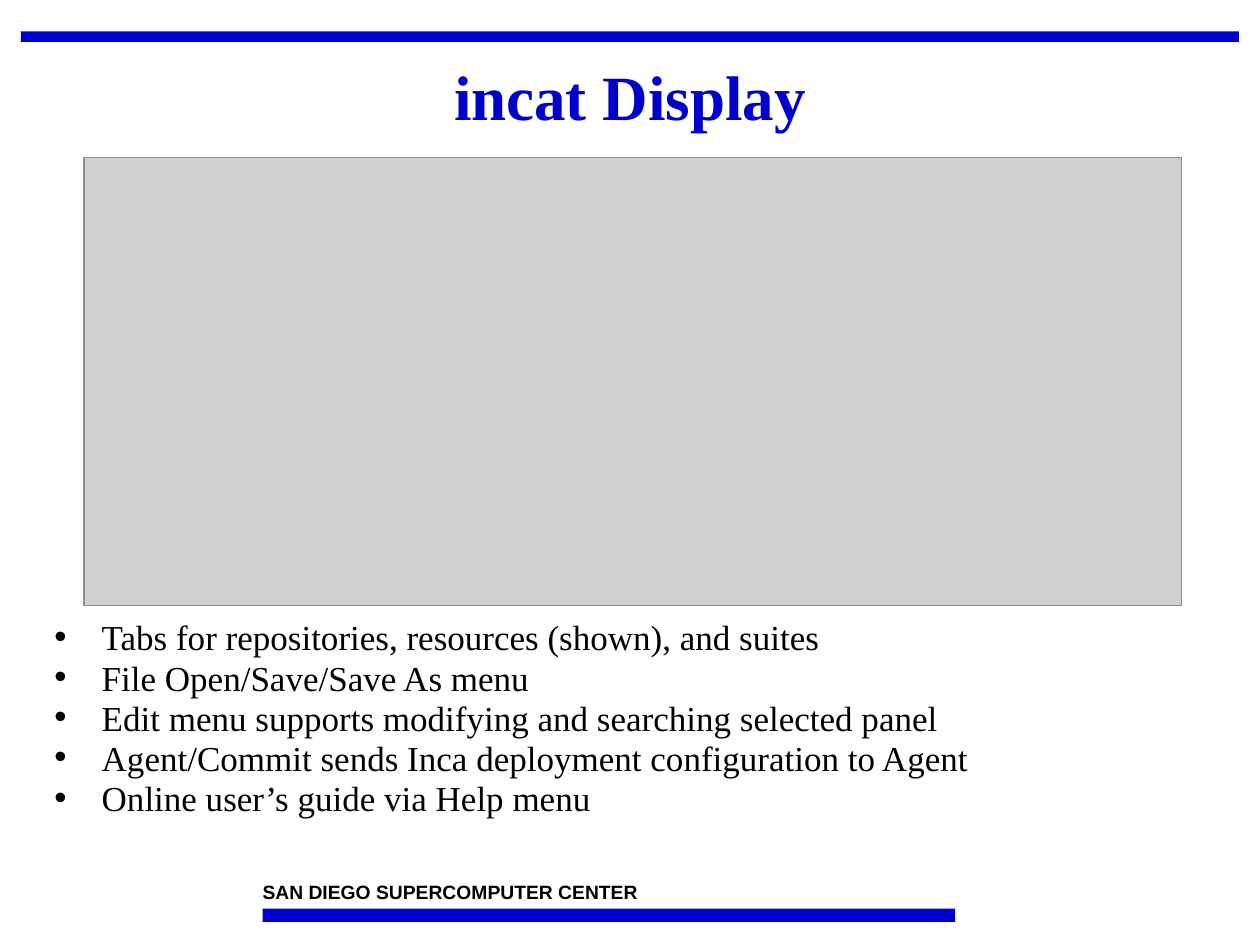
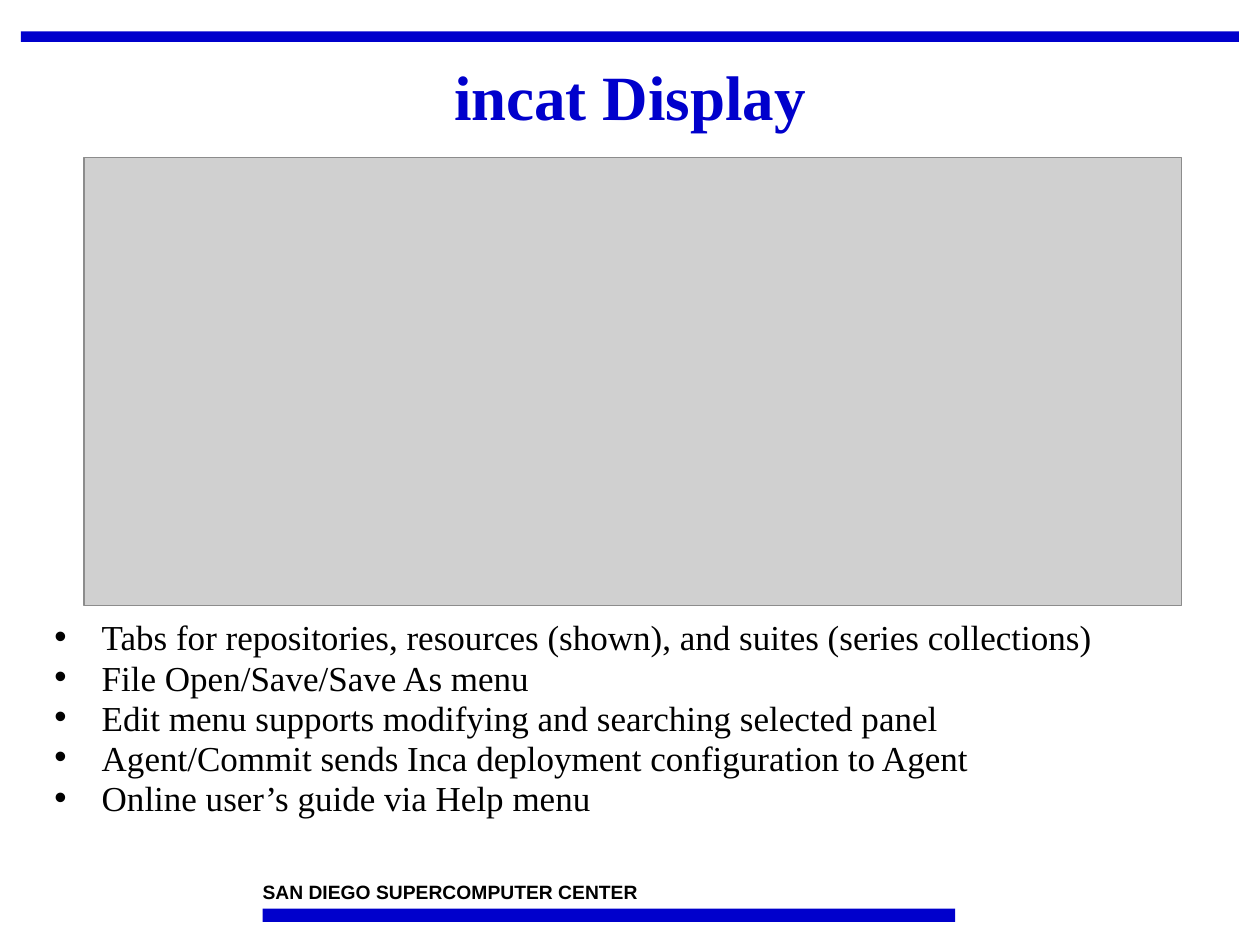
Before and after one commit to IncaProject/inca-xsede, a slide deck: slide 4 of talks/2008workshop/incat.ppt. Drawn at 1260x945 pixels with LibreOffice and Linux fonts; fonts in the diff are those of the drawing; grey boxes stand for pictures; background and template pictures are left out. Boxes give left, top, right and bottom in pixels: in the first picture for what was removed or moved away, otherwise in the second. Text is boxed around its words. In the diff, an @@ line names an element or a change of style, - is before the commit and + after.

```diff
--- a/talks/2008workshop/incat.ppt
+++ b/talks/2008workshop/incat.ppt
@@ text at [102, 625, 1091, 658]: text changed @@
-• Tabs for repositories, resources (shown), and suites
+• Tabs for repositories, resources (shown), and suites (series collections)
```
Also in this commit, not shown: 4 other slides changed.
